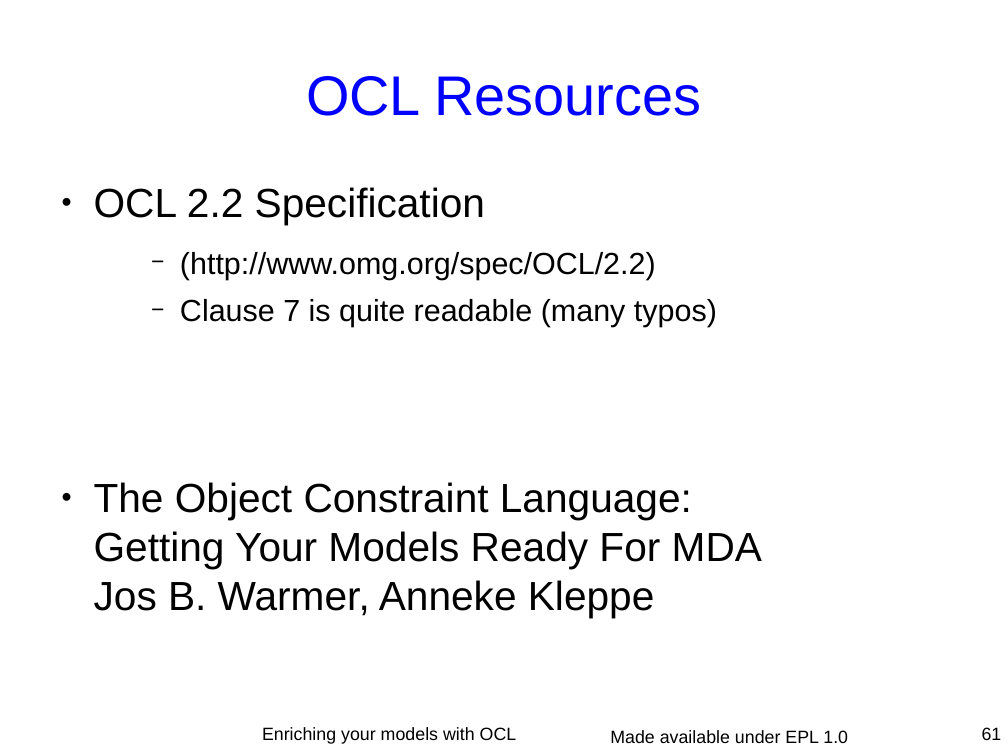
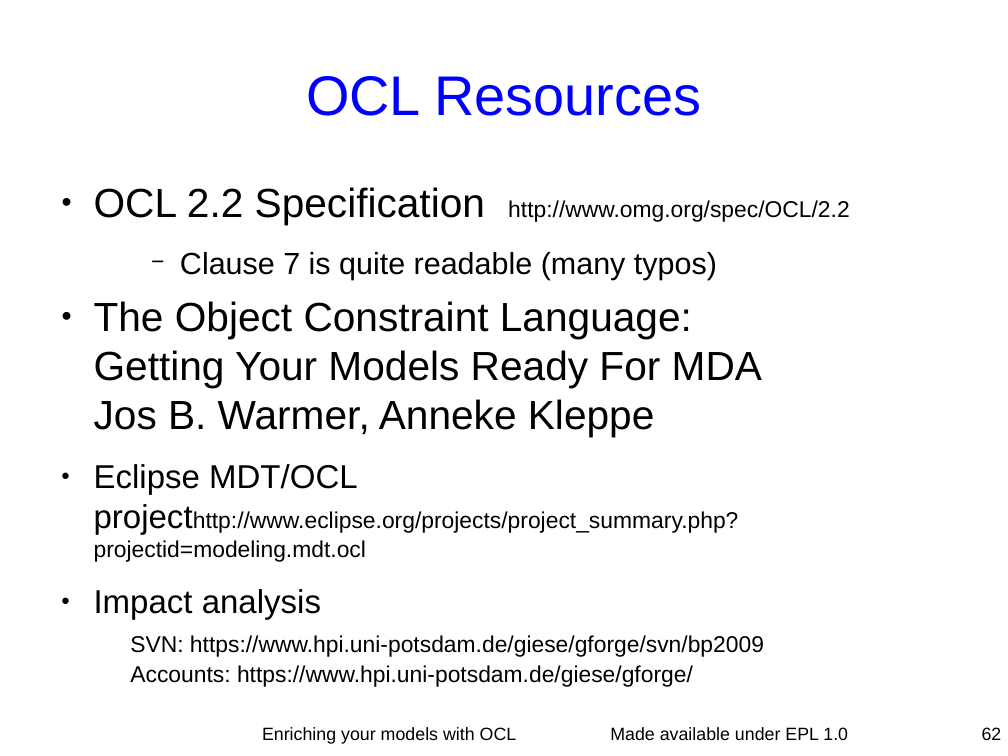
Before and after one commit to eclipse-ocl/ocl-website, a slide deck: slide 62 of ocl/docs/publications/ESE2010LongTalk/EnrichingWithOCL.odp (slide 61 before the commit). Drawn at 1008x756 pixels with LibreOffice and Linux fonts; fonts in the diff are those of the drawing. Boxes give left, top, right and bottom in pixels: in the first picture for what was removed or moved away, otherwise in the second. Text is boxed around its words. In the diff, an @@ line names an element or a change of style, - is before the commit and + after.

```diff
--- a/ocl/docs/publications/ESE2010LongTalk/EnrichingWithOCL.odp
+++ b/ocl/docs/publications/ESE2010LongTalk/EnrichingWithOCL.odp
@@ text at <box>94,187,850,225</box>: text changed; size 24 to 18 pt @@
-● OCL 2.2 Specification
-    − (http://www.omg.org/spec/OCL/2.2)
+● OCL 2.2 Specification http://www.omg.org/spec/OCL/2.2
@@ text at <box>94,464,764,687</box>: paragraphs added @@
+● Eclipse MDT/OCL projecthttp://www.eclipse.org/projects/project_summary.php?projectid=modeling.mdt.ocl
+● Impact analysis
+  SVN: https://www.hpi.uni-potsdam.de/giese/gforge/svn/bp2009
+  Accounts: https://www.hpi.uni-potsdam.de/giese/gforge/
@@ page number at <box>982,727,1002,740</box>: text changed @@
-61
+62
```
Also in this commit, not shown: 15 other slides changed, 1 slide added, 1 slide removed.
